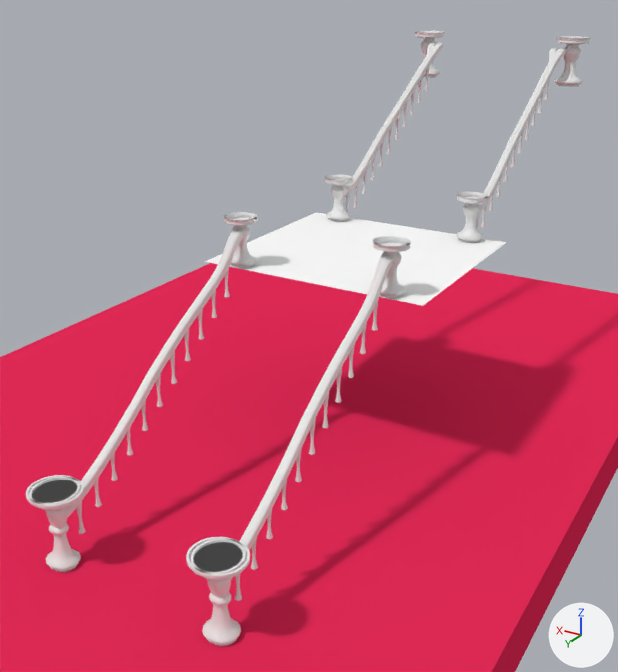
The Blender file Assets/Custom Models/foyer bannister.blend, before and after one commit.
The view is the same before and after, from a 50 mm camera at (-16.7, 13.7, 16.4) aimed at (-2.0, -10.8, 4.2). The lights are fixed; the arrows at lower right show +X, +Y and +Z.

In view in the first picture: 'BezierCurve.001', 'BezierCurve.003', 'BezierCurve.004', 'BezierCurve.005', 'BezierCurve.006', 'BezierCurve.007', 'Cube', 'Cylinder', 'NurbsPath', 'NurbsPath.002', 'parquet pattern'.
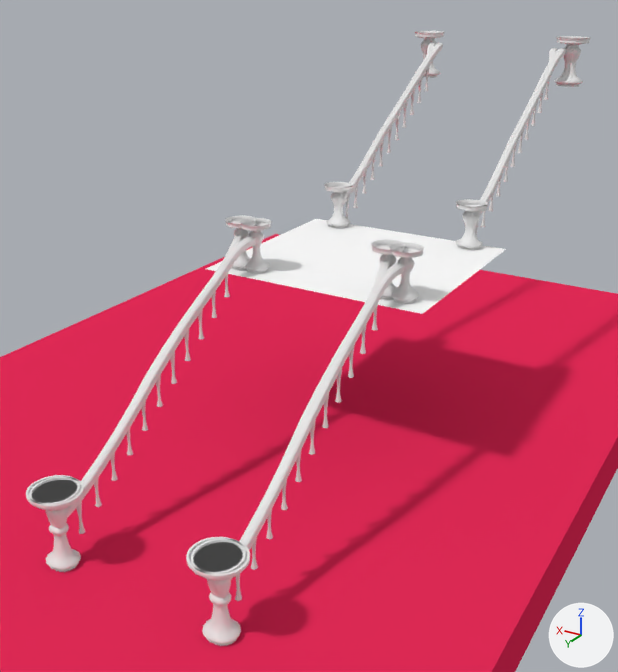
ob_curve_control_002 is not drawn itself; it is used by a modifier of ob_beziercurve_004.

Location of each change, [x1, y1, x2, y2] in pixels of the pictures (618 x 672 px):
'parquet pattern', moved: before [205, 212, 506, 306]; after [206, 219, 506, 314]
'NurbsPath', reshaped: before [67, 229, 393, 580]; after [67, 234, 405, 580]
'BezierCurve.004', moved: before [223, 212, 411, 298]; after [225, 215, 424, 304]
'BezierCurve.005', moved: before [324, 174, 489, 243]; after [324, 182, 488, 250]

The change, as a diff of the scene's bpy script:
```diff
--- a/Assets/Custom Models/foyer bannister.blend.py
+++ b/Assets/Custom Models/foyer bannister.blend.py
@@ me_parquet_pattern @@
 me_parquet_pattern.from_pydata(...)  # 8 vertices, 6 faces; spans x -7.15..1.15, y 7.0, z 9.0..16.67
 # used by ob_parquet_pattern; location = (0.0, 0.0, 0.0); rotation_euler = (1.571, 0.0, 0.0), in degrees (90, 0, 0)
+# me_parquet_pattern part 1: the whole mesh is moved by (2.98, -7.0, -12.84)
 me_parquet_pattern.materials.append(mat_parquet_pattern)
@@ cu_nurbspath @@
 _sp = cu_nurbspath.splines.new('NURBS'); _sp.points.add(8)
-_sp.points.foreach_set('co', [-7.731, -6.299, 0.0, 1.0, -6.192, -6.047, 0.0, 1.0, -1.0, -2.626, 0.0, 1.0, 0.0, -1.584, 0.0, 1.0, 1.357, -0.647, 0.0, 1.0, 5.243, 2.038, 0.0, 1.0, 9.274, 3.726, 0.0, 1.0, 9.533, 5.565, 0.0, 1.0, 10.68, 5.737, -0.128, 1.0])
+_sp.points.foreach_set('co', [-7.731, -6.299, 0.0, 1.0, -6.192, -6.047, 0.0, 1.0, -1.0, -2.626, 0.00658, 1.0, 0.0, -1.584, -0.0425, 1.0, 1.357, -0.647, -0.06, 1.0, 5.243, 2.038, 0.0, 1.0, 9.274, 3.726, 0.0, 1.0, 9.868, 4.809, 0.0, 1.0, 11.48, 5.095, -0.617, 1.0])
 _sp.order_u = 5
@@ ob_curve_control_002 @@
 ob_curve_control_002 = bpy.data.objects.new('curve control.002', None)
-ob_curve_control_002.location = (-0.128, -9.395, 8.286)
+ob_curve_control_002.location = (0.127, -9.82, 8.239)
 ob_curve_control_002.scale = (0.479, 0.479, 0.479)
@@ ob_parquet_pattern @@
 ob_parquet_pattern = bpy.data.objects.new('parquet pattern', me_parquet_pattern)
-ob_parquet_pattern.location = (0.0, 0.0, 0.0)
+ob_parquet_pattern.location = (-2.98, -12.84, 6.73)
 ob_parquet_pattern.rotation_euler = (1.571, 0.0, 0.0)  # degrees (90, 0, 0)
@@ ob_beziercurve_004 @@
 ob_beziercurve_004 = bpy.data.objects.new('BezierCurve.004', cu_beziercurve_005)
-ob_beziercurve_004.location = (-0.26, -9.07, 8.31)
+ob_beziercurve_004.location = (0.0, -9.5, 8.05)
 ob_beziercurve_004.rotation_euler = (-3.142, 1.571, 0.0)  # degrees (-180, 90, 0)
@@ ob_beziercurve_005 @@
 ob_beziercurve_005 = bpy.data.objects.new('BezierCurve.005', cu_beziercurve_007)
-ob_beziercurve_005.location = (-0.26, -15.88, 8.31)
+ob_beziercurve_005.location = (-0.26, -15.88, 8.01)
 ob_beziercurve_005.rotation_euler = (-3.142, 1.571, 0.0)  # degrees (-180, 90, 0)
```
